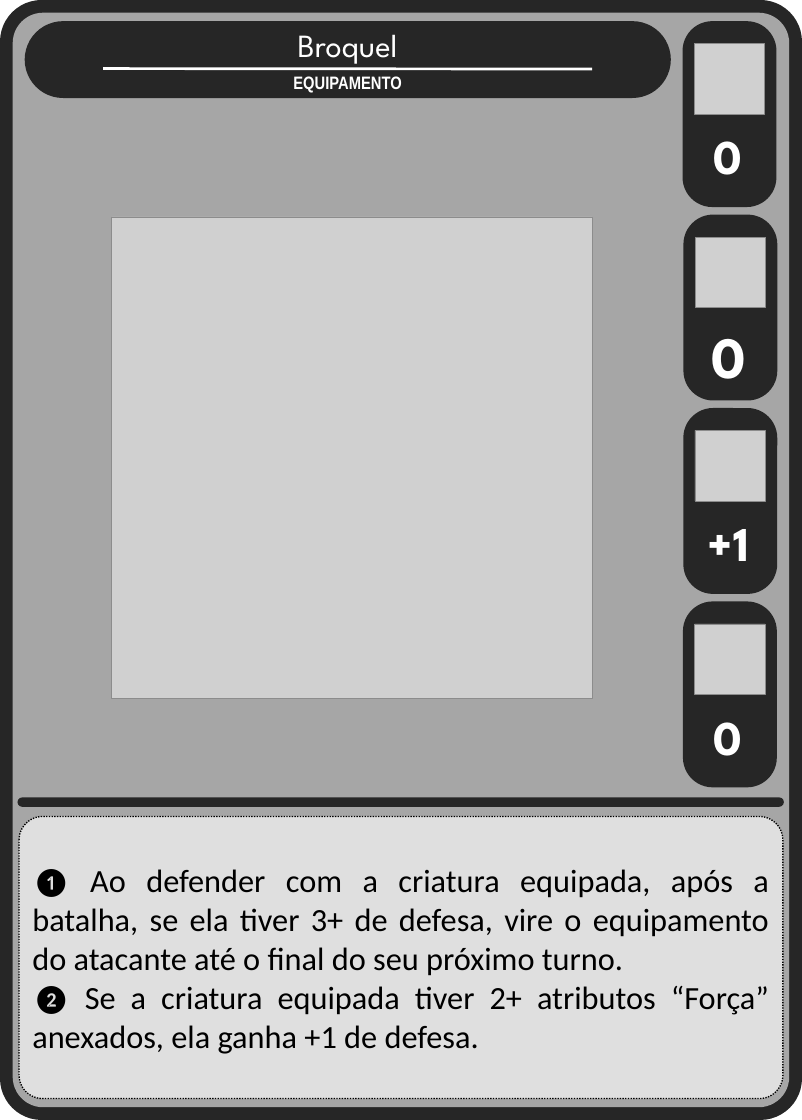
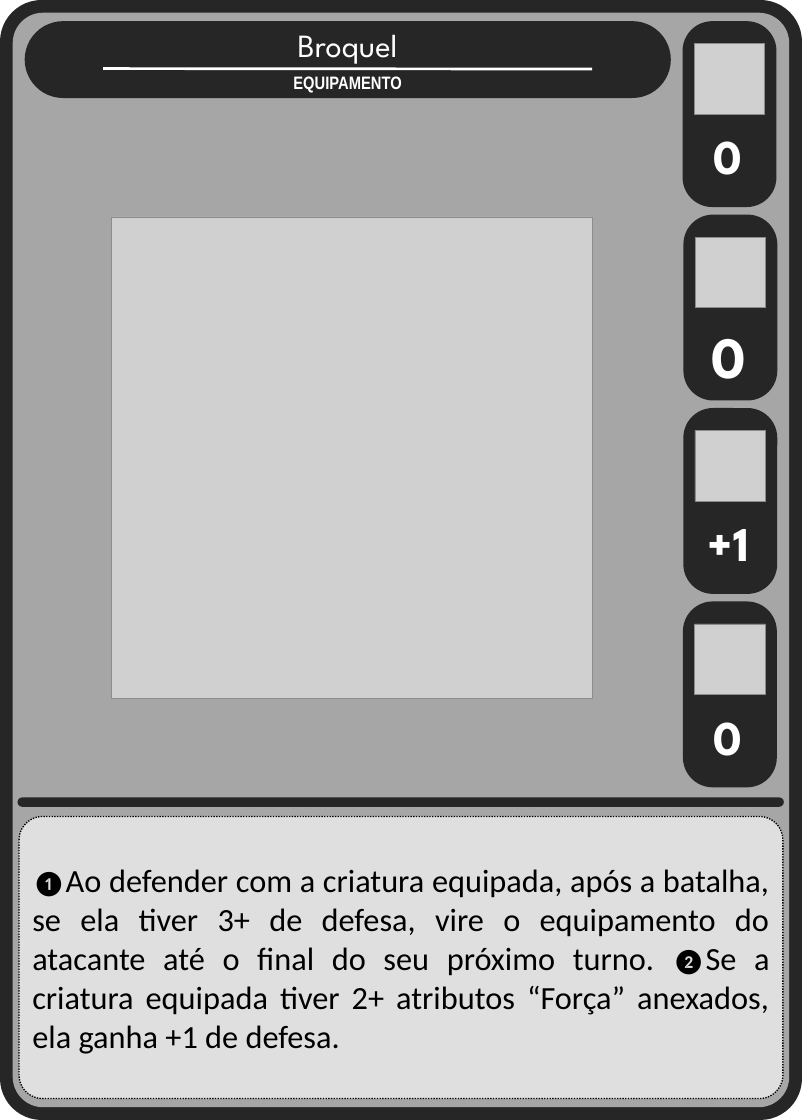
Before and after one commit to Aleyxom/Minimalist-Card-Game, a slide deck: slide 2 of slides tipos cartas/equipamentos.pptx. Drawn at 802x1120 pixels with LibreOffice and Linux fonts; fonts in the diff are those of the drawing; grey boxes stand for pictures. Boxes give left, top, right and bottom in pixels: in the first picture for what was removed or moved away, otherwise in the second. Text is boxed around its words. In the diff, an @@ line names an element or a change of style, - is before the commit and + after.

```diff
--- a/slides tipos cartas/equipamentos.pptx
+++ b/slides tipos cartas/equipamentos.pptx
@@ text in rounded rectangle at [32,869,769,1054]: text changed @@
-❶ Ao defender com a criatura equipada, após a batalha, se ela tiver 3+ de defesa, vire o equipamento do atacante até o final do seu próximo turno.
-❷ Se a criatura equipada tiver 2+ atributos “Força” anexados, ela ganha +1 de defesa.
+❶Ao defender com a criatura equipada, após a batalha, se ela tiver 3+ de defesa, vire o equipamento do atacante até o final do seu próximo turno. ❷Se a criatura equipada tiver 2+ atributos “Força” anexados, ela ganha +1 de defesa.
```
Also in this commit, not shown: 7 other slides changed, 5 other files.
